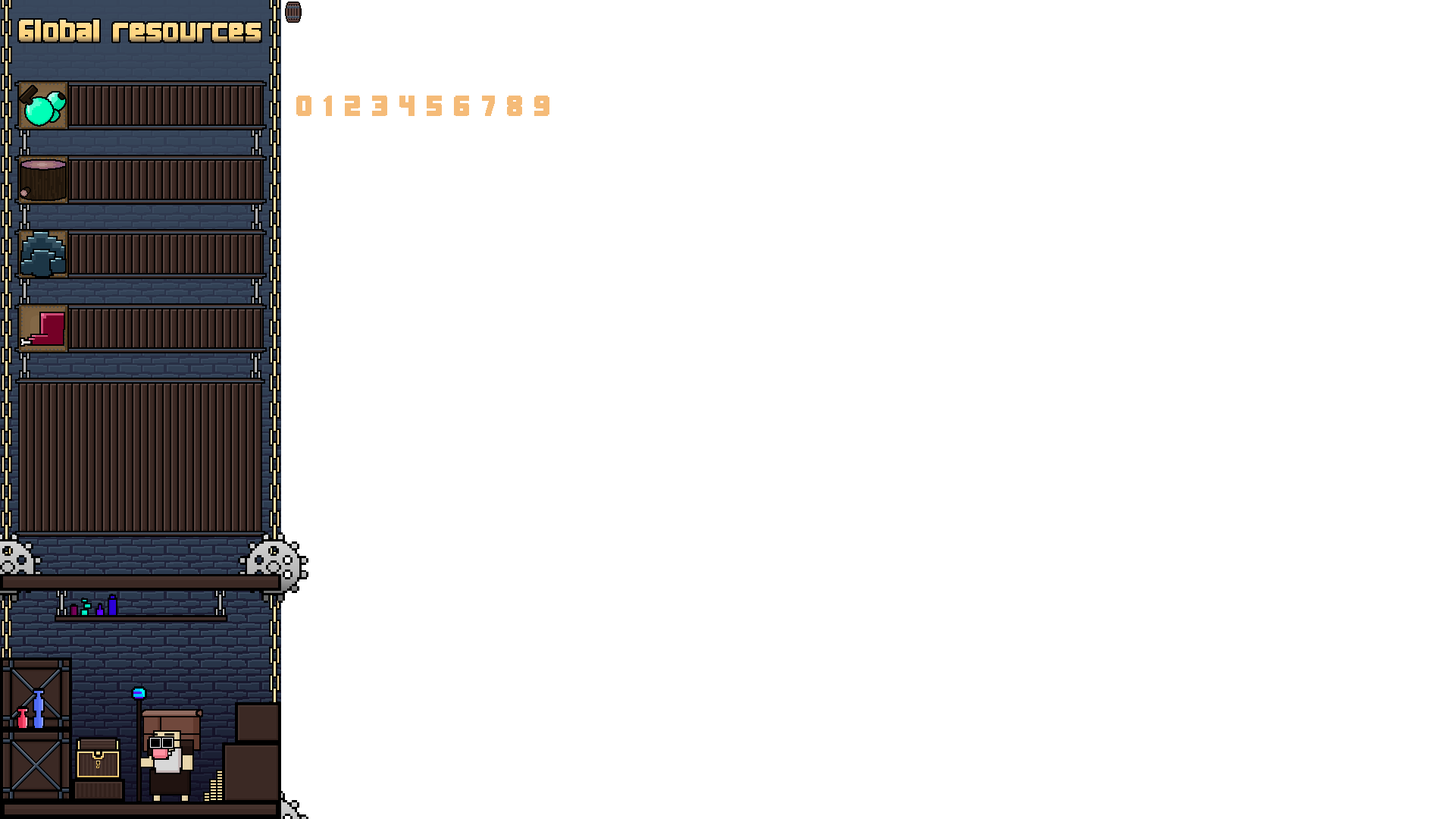
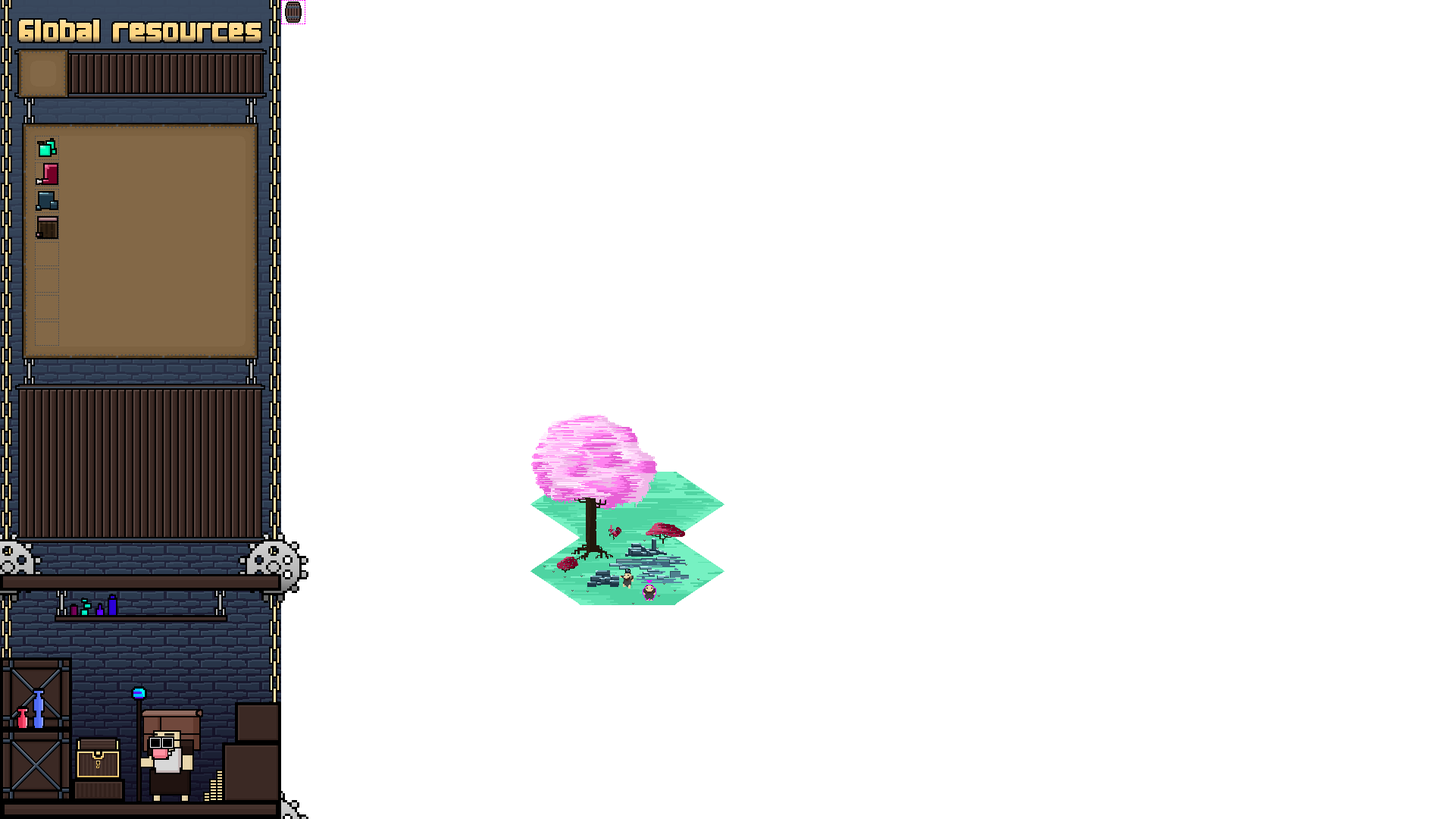
The second 1455×819 image is a revision of the first. Changes to its layers:
added group "icone" with 6 layers above "bois_texture" over [14, 0, 332, 392]
added layer "Calque 68(collé)" in group "icone" over [197, 0, 306, 59]
added layer "zone" in group "icone" over [34, 135, 84, 392]
added layer "icone_buche" in group "icone" over [35, 214, 85, 264]
added layer "icone_roche" in group "icone" over [14, 179, 96, 277]
added layer "icone_gigot" in group "icone" over [34, 114, 132, 212]
added layer "icone_berry" in group "icone" over [14, 126, 96, 224]
added layer "bois_texture" above "font_num" over [14, 75, 312, 392]
hid "font_num" over [222, 48, 550, 193]
hid group "resources_global" (12 layers) over [14, 0, 307, 392]
painted on "couleur" over [14, 0, 725, 605]
painted on "contour" over [14, 0, 725, 605]
painted on "panneau_info" over [14, 316, 267, 543]
added layer "Calque 67(collé)" in group "interface_menu_resources" over [15, 357, 266, 392]
added layer "Calque 64(collé)" in group "interface_menu_resources" over [14, 48, 332, 231]
hid "panneau_ressources", painted on it over [14, 48, 332, 392]
painted on "style_cave" over [14, 0, 725, 605]
painted on "Copier de fond_menu_ressources" over [14, 0, 725, 605]
painted on "fond_menu_ressources" over [14, 0, 361, 543]
showed group "map" (19 layers) over [385, 101, 725, 605]
painted on "select_peon" over [589, 527, 725, 605]
painted on "peon" over [567, 471, 725, 605]
painted on "sol_super_4" (2nd of 2, in "map" › "sol_super_4") over [385, 101, 725, 605]
painted on "sol_super_2" over [530, 413, 725, 605]
